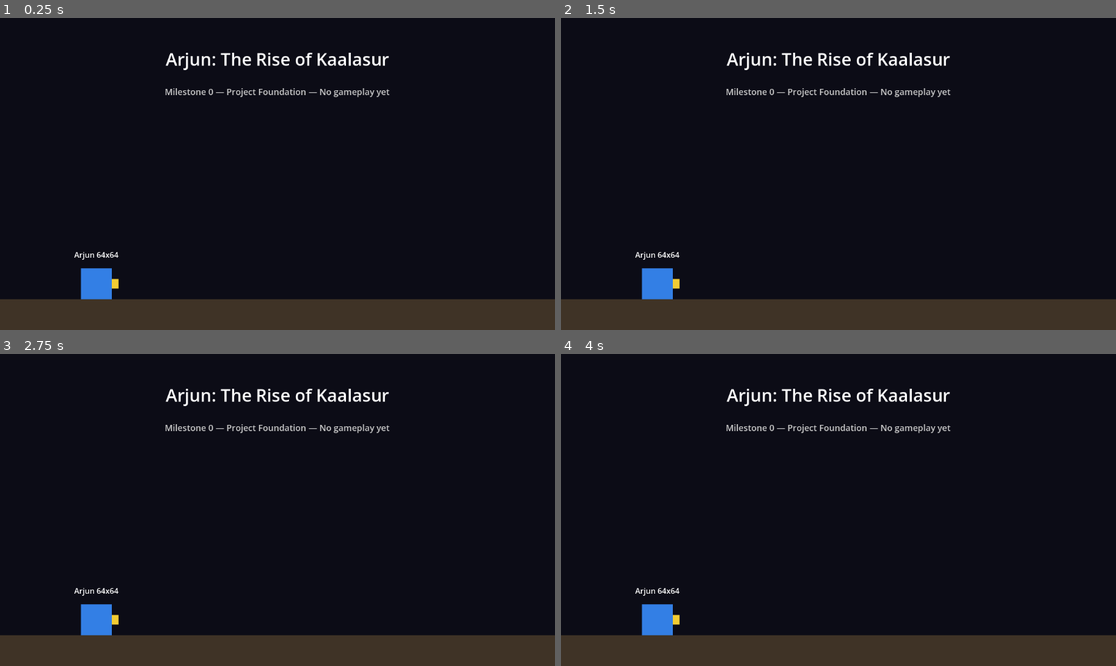
Above: before the commit, frames 1-4 (two rows, left to right).
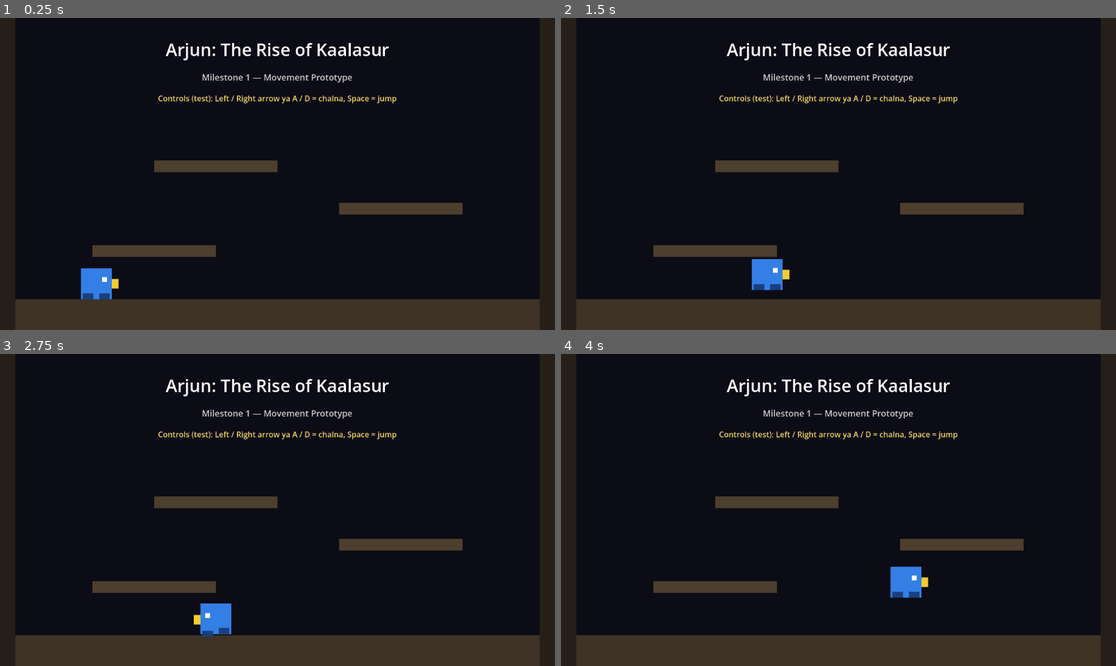
Above: after the commit, the same moments.

Repository: kisan2208/Arjun-The-Rise-of-Kaalasur
Game: Godot game, scene res://scenes/levels/main.tscn
Same seed, same stepped clock (60 frames per second), same inputs: the game is played once before the commit and once after it.
Inputs:
- Up to frame 1 (0.25 s): no input
- Up to frame 2 (1.5 s): tap Enter (ui_accept) at 0.5, 0.6, 0.77, 1.07, 1.35 s; hold Right (ui_right) from 0.53 s (still down)
- Up to frame 3 (2.75 s): tap Enter (ui_accept) at 1.52, 1.82, 2.1 s; release Right (ui_right) at 2.03 s; hold Left (ui_left) from 2.03 s (still down)
- Up to frame 4 (4 s): release Left (ui_left) at 2.78 s; hold Right (ui_right) from 2.78 s (still down); tap Enter (ui_accept) at 2.85, 3.02, 3.32, 3.6, 3.77 s

The runs differ from the first frame. In frame 1, 11% of the frame differs, in the area x 0-100%, y 0-100%; in frame 2, 12%; in frame 3, 12%; in frame 4, 12%.

Commit message:
add player movement

Diff:
--- a/scenes/levels/main.gd
+++ b/scenes/levels/main.gd
@@ -1,7 +1,10 @@
 extends Node2D
-# Milestone 0 — sirf ye check karna hai ki scene khulta hai ya nahi.
-# Isme koi gameplay nahi hai: na chalna, na jump, na enemy, na boss.
+# Milestone 1 — Movement Prototype test level.
+# Arjun ab chal sakta hai aur jump kar sakta hai.
+# Controls (sirf test ke liye): Left / Right arrow ya A / D = chalna, Space = jump.
+# Is level mein ground, 2 side walls aur 3 platforms hain.
+# Abhi koi enemy, boss, magic ya story scene nahi hai.
 
 func _ready():
-	print("Arjun: The Rise of Kaalasur — Milestone 0 loaded")
-	print("Sirf scene, Arjun ka 64x64 box aur ground dikhna chahiye.")
+	print("Arjun: The Rise of Kaalasur — Milestone 1 loaded")
+	print("Left / Right ya A / D se chalo, Space se jump karo.")
--- a/scenes/levels/main.tscn
+++ b/scenes/levels/main.tscn
@@ -1,6 +1,25 @@
-[gd_scene load_steps=2 format=3]
+[gd_scene load_steps=9 format=3]
 
 [ext_resource type="Script" path="res://scenes/levels/main.gd" id="1_mainscript"]
+[ext_resource type="PackedScene" path="res://scenes/player/player.tscn" id="2_player"]
+
+[sub_resource type="RectangleShape2D" id="RectangleShape2D_ground"]
+size = Vector2(1152, 64)
+
+[sub_resource type="RectangleShape2D" id="RectangleShape2D_leftwall"]
+size = Vector2(32, 648)
+
+[sub_resource type="RectangleShape2D" id="RectangleShape2D_rightwall"]
+size = Vector2(32, 648)
+
+[sub_resource type="RectangleShape2D" id="RectangleShape2D_platform1"]
+size = Vector2(256, 24)
+
+[sub_resource type="RectangleShape2D" id="RectangleShape2D_platform2"]
+size = Vector2(256, 24)
+
+[sub_resource type="RectangleShape2D" id="RectangleShape2D_platform3"]
+size = Vector2(256, 24)
 
 [node name="Main" type="Node2D"]
 script = ExtResource("1_mainscript")
@@ -11,43 +30,92 @@
 
 [node name="TitleLabel" type="Label" parent="."]
 offset_left = 100.0
-offset_top = 60.0
+offset_top = 40.0
 offset_right = 1052.0
-offset_bottom = 120.0
+offset_bottom = 100.0
 theme_override_font_sizes/font_size = 36
 text = "Arjun: The Rise of Kaalasur"
 horizontal_alignment = 1
 
 [node name="InfoLabel" type="Label" parent="."]
 offset_left = 100.0
-offset_top = 140.0
+offset_top = 110.0
 offset_right = 1052.0
-offset_bottom = 180.0
+offset_bottom = 150.0
 theme_override_colors/font_color = Color(0.8, 0.8, 0.8, 1)
 theme_override_font_sizes/font_size = 18
-text = "Milestone 0 — Project Foundation — No gameplay yet"
+text = "Milestone 1 — Movement Prototype"
 horizontal_alignment = 1
 
-[node name="Ground" type="Polygon2D" parent="."]
+[node name="ControlsLabel" type="Label" parent="."]
+offset_left = 100.0
+offset_top = 155.0
+offset_right = 1052.0
+offset_bottom = 185.0
+theme_override_colors/font_color = Color(0.95, 0.85, 0.4, 1)
+theme_override_font_sizes/font_size = 16
+text = "Controls (test): Left / Right arrow ya A / D = chalna, Space = jump"
+horizontal_alignment = 1
+
+[node name="Ground" type="StaticBody2D" parent="."]
+
+[node name="CollisionShape2D" type="CollisionShape2D" parent="Ground"]
+position = Vector2(576, 616)
+shape = SubResource("RectangleShape2D_ground")
+
+[node name="Visual" type="Polygon2D" parent="Ground"]
 polygon = PackedVector2Array(0, 584, 1152, 584, 1152, 648, 0, 648)
 color = Color(0.25, 0.2, 0.15, 1)
 
-[node name="Arjun" type="Node2D" parent="."]
+[node name="LeftWall" type="StaticBody2D" parent="."]
+
+[node name="CollisionShape2D" type="CollisionShape2D" parent="LeftWall"]
+position = Vector2(16, 324)
+shape = SubResource("RectangleShape2D_leftwall")
+
+[node name="Visual" type="Polygon2D" parent="LeftWall"]
+polygon = PackedVector2Array(0, 0, 32, 0, 32, 648, 0, 648)
+color = Color(0.15, 0.12, 0.1, 1)
+
+[node name="RightWall" type="StaticBody2D" parent="."]
+
+[node name="CollisionShape2D" type="CollisionShape2D" parent="RightWall"]
+position = Vector2(1136, 324)
+shape = SubResource("RectangleShape2D_rightwall")
+
+[node name="Visual" type="Polygon2D" parent="RightWall"]
+polygon = PackedVector2Array(1120, 0, 1152, 0, 1152, 648, 1120, 648)
+color = Color(0.15, 0.12, 0.1, 1)
+
+[node name="Platform1" type="StaticBody2D" parent="."]
+
+[node name="CollisionShape2D" type="CollisionShape2D" parent="Platform1"]
+position = Vector2(320, 484)
+shape = SubResource("RectangleShape2D_platform1")
+
+[node name="Visual" type="Polygon2D" parent="Platform1"]
+polygon = PackedVector2Array(192, 472, 448, 472, 448, 496, 192, 496)
+color = Color(0.3, 0.25, 0.18, 1)
+
+[node name="Platform2" type="StaticBody2D" parent="."]
+
+[node name="CollisionShape2D" type="CollisionShape2D" parent="Platform2"]
+position = Vector2(832, 396)
+shape = SubResource("RectangleShape2D_platform2")
+
+[node name="Visual" type="Polygon2D" parent="Platform2"]
+polygon = PackedVector2Array(704, 384, 960, 384, 960, 408, 704, 408)
+color = Color(0.3, 0.25, 0.18, 1)
+
+[node name="Platform3" type="StaticBody2D" parent="."]
+
+[node name="CollisionShape2D" type="CollisionShape2D" parent="Platform3"]
+position = Vector2(448, 308)
+shape = SubResource("RectangleShape2D_platform3")
+
+[node name="Visual" type="Polygon2D" parent="Platform3"]
+polygon = PackedVector2Array(320, 296, 576, 296, 576, 320, 320, 320)
+color = Color(0.3, 0.25, 0.18, 1)
+
+[node name="Player" parent="." instance=ExtResource("2_player")]
 position = Vector2(200, 552)
-
-[node name="Body" type="Polygon2D" parent="Arjun"]
-polygon = PackedVector2Array(-32, -32, 32, -32, 32, 32, -32, 32)
-color = Color(0.2, 0.5, 0.9, 1)
-
-[node name="Sword" type="Polygon2D" parent="Arjun"]
-polygon = PackedVector2Array(32, -10, 46, -10, 46, 10, 32, 10)
-color = Color(0.95, 0.8, 0.2, 1)
-
-[node name="ArjunLabel" type="Label" parent="."]
-offset_left = 136.0
-offset_top = 480.0
-offset_right = 264.0
-offset_bottom = 510.0
-theme_override_font_sizes/font_size = 16
-text = "Arjun 64x64"
-horizontal_alignment = 1
--- /dev/null
+++ b/scenes/player/player.tscn
@@ -0,0 +1,34 @@
+[gd_scene load_steps=3 format=3]
+
+[ext_resource type="Script" path="res://scripts/player/player.gd" id="1_player"]
+
+[sub_resource type="RectangleShape2D" id="RectangleShape2D_player"]
+size = Vector2(48, 64)
+
+[node name="Player" type="CharacterBody2D"]
+script = ExtResource("1_player")
+
+[node name="CollisionShape2D" type="CollisionShape2D" parent="."]
+shape = SubResource("RectangleShape2D_player")
+
+[node name="Visual" type="Node2D" parent="."]
+
+[node name="Body" type="Polygon2D" parent="Visual"]
+polygon = PackedVector2Array(-32, -32, 32, -32, 32, 32, -32, 32)
+color = Color(0.2, 0.5, 0.9, 1)
+
+[node name="Eye" type="Polygon2D" parent="Visual"]
+polygon = PackedVector2Array(12, -14, 22, -14, 22, -4, 12, -4)
+color = Color(1, 1, 1, 1)
+
+[node name="Sword" type="Polygon2D" parent="Visual"]
+polygon = PackedVector2Array(32, -10, 46, -10, 46, 10, 32, 10)
+color = Color(0.95, 0.8, 0.2, 1)
+
+[node name="LegLeft" type="Polygon2D" parent="Visual"]
+polygon = PackedVector2Array(-28, 20, -6, 20, -6, 32, -28, 32)
+color = Color(0.1, 0.25, 0.5, 1)
+
+[node name="LegRight" type="Polygon2D" parent="Visual"]
+polygon = PackedVector2Array(6, 20, 28, 20, 28, 32, 6, 32)
+color = Color(0.1, 0.25, 0.5, 1)
--- /dev/null
+++ b/scripts/player/player.gd
@@ -0,0 +1,67 @@
+extends CharacterBody2D
+# Milestone 1 — Arjun movement prototype.
+# Ye sirf test movement hai, final art / final controls nahi hai.
+# Controls (sirf test ke liye, ROSE badal sakti hai):
+#   Left / Right arrow ya A / D = chalna
+#   Space = jump
+# Jump height: 540 * 540 / (2 * 1300) = lagbhag 112 pixel.
+# Isliye platform ke beech ka gap 88 pixel rakha hai, jump aaram se pahunchega.
+
+const SPEED = 240.0
+const JUMP_VELOCITY = -540.0
+const GRAVITY = 1300.0
+
+var walk_time = 0.0
+var facing_right = true
+
+@onready var visual = $Visual
+@onready var body = $Visual/Body
+@onready var leg_left = $Visual/LegLeft
+@onready var leg_right = $Visual/LegRight
+
+func _physics_process(delta):
+	# Gravity: hawa mein ho to neeche giro.
+	if not is_on_floor():
+		velocity.y += GRAVITY * delta
+
+	# Jump: sirf ground par ho tabhi, Space dabane par.
+	if Input.is_action_just_pressed("ui_accept") and is_on_floor():
+		velocity.y = JUMP_VELOCITY
+
+	# Left / Right: arrow keys + A / D dono chalte hain.
+	var direction = Input.get_axis("ui_left", "ui_right")
+	if Input.is_key_pressed(KEY_A):
+		direction = -1.0
+	if Input.is_key_pressed(KEY_D):
+		direction = 1.0
+
+	if direction != 0.0:
+		velocity.x = direction * SPEED
+		facing_right = direction > 0.0
+	else:
+		velocity.x = move_toward(velocity.x, 0.0, SPEED)
+
+	move_and_slide()
+	_animate(delta, direction)
+
+func _animate(delta, direction):
+	# Direction ke hisaab se Arjun ko left / right ghumao.
+	# Sirf Visual ghumta hai, collision shape nahi.
+	if facing_right:
+		visual.scale.x = 1.0
+	else:
+		visual.scale.x = -1.0
+
+	# Walk kar raha hai aur ground par hai: pair aage-peeche, body halka upar-neeche.
+	if direction != 0.0 and is_on_floor():
+		walk_time += delta * 10.0
+		var step = sin(walk_time)
+		leg_left.position.y = -step * 4.0
+		leg_right.position.y = step * 4.0
+		body.position.y = -abs(step) * 2.0
+	else:
+		# Idle: pair wapas, body seedha. Hawa mein: pair seedhe.
+		walk_time = 0.0
+		leg_left.position.y = 0.0
+		leg_right.position.y = 0.0
+		body.position.y = 0.0
Not shown, added: scripts/player/player.gd.uid
